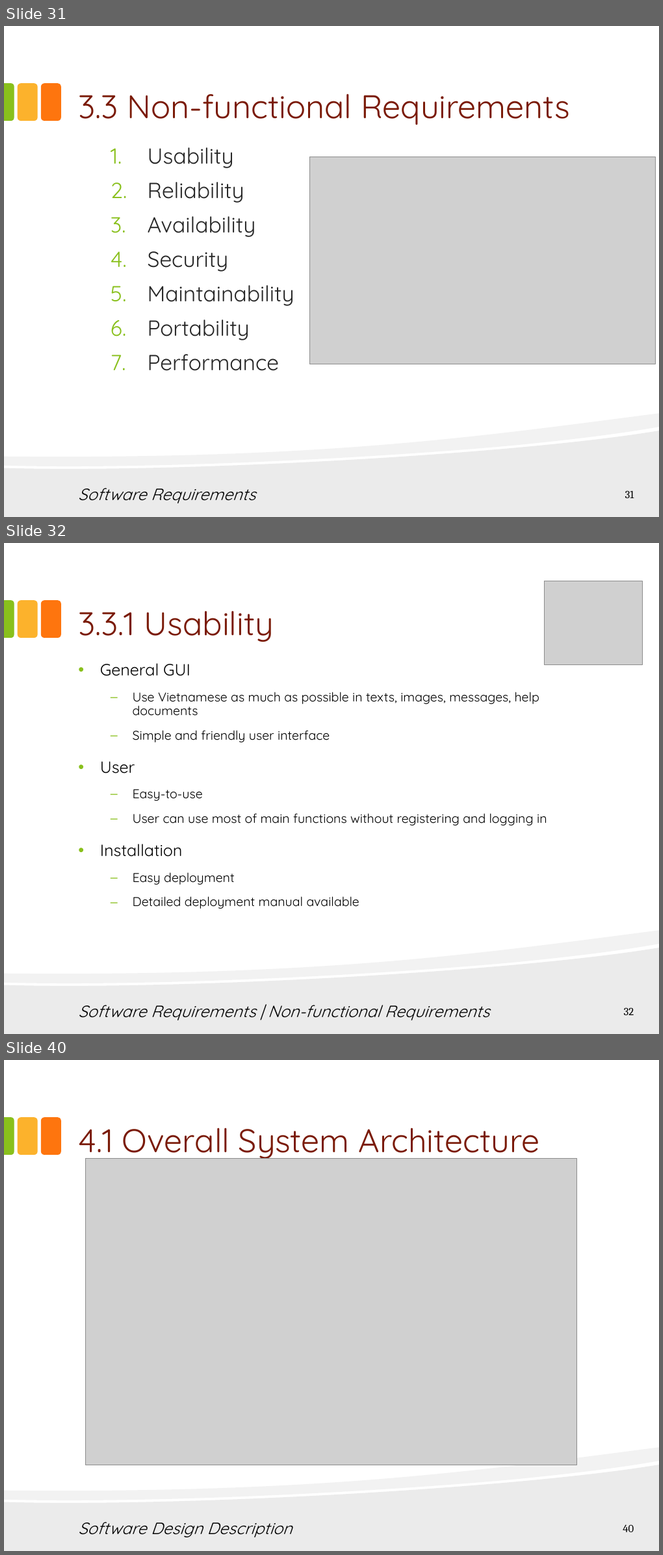
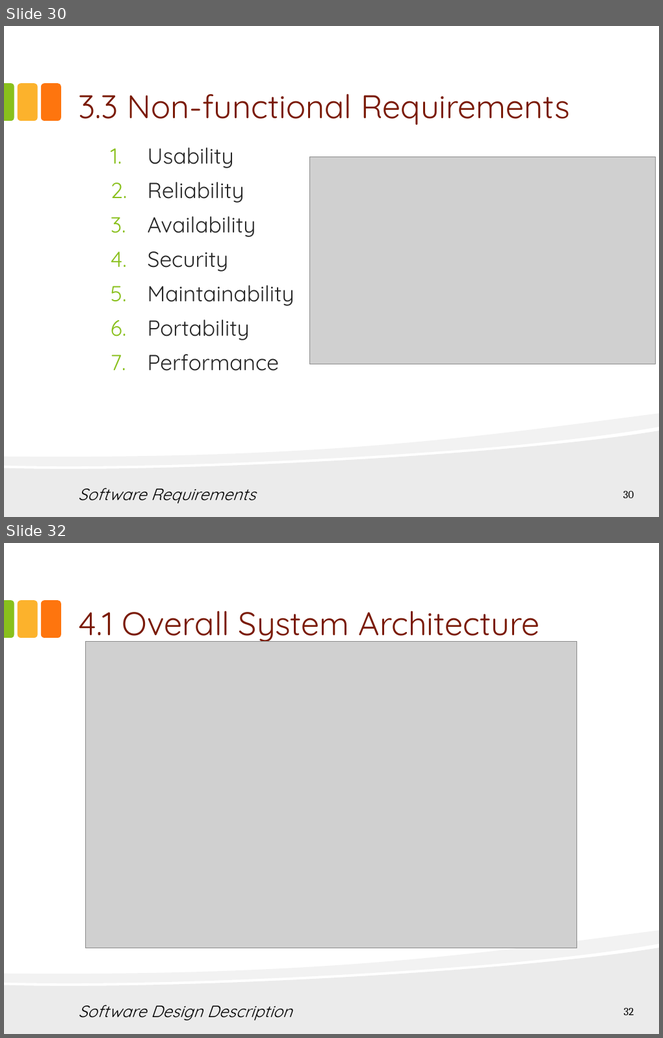
Before and after one commit to hungqcao/Rental-House-Finding, a slide deck: Document/Documentation/Final Document & Report/RHF_Presentation_Final_v1.0.pptx. Shown one above the other, each under a label of ours: slides 31, 32 and 40 before the commit, slides 30 and 32 after it; the slides between them are not shown. The pictures are 663x1555 and 663x1038 pixels, drawn with LibreOffice and Linux fonts; fonts in the diff are those of the drawing; grey boxes stand for pictures. Boxes give left, top, right and bottom in pixels: in the first picture for what was removed or moved away, otherwise in the second. Text is boxed around its words. In the diff, an @@ line names an element or a change of style, - is before the commit and + after.

```diff
--- a/Document/Documentation/Final Document & Report/RHF_Presentation_Final_v1.0.pptx
+++ b/Document/Documentation/Final Document & Report/RHF_Presentation_Final_v1.0.pptx
@@ slide 32 removed at <box>4,543,659,1034</box>, background #FFFFFF; not listed: 5 template elements that a slide beside it also shows @@
@@ picture removed at <box>545,581,643,665</box> @@
@@ title removed at <box>78,611,273,642</box> @@
-3.3.1 Usability
@@ text removed at <box>100,663,547,909</box> @@
-• General GUI
-  – Use Vietnamese as much as possible in texts, images, messages, help documents
-  – Simple and friendly user interface
-• User
-  – Easy-to-use
-  – User can use most of main functions without registering and logging in
-• Installation
-  – Easy deployment
-  – Detailed deployment manual available
@@ text removed at <box>78,1005,490,1021</box> @@
-Software Requirements | Non-functional Requirements
@@ page number removed at <box>624,1008,634,1016</box> @@
-32
@@ what was slide 31 is now slide 30 @@
@@ page number at <box>623,491,634,499</box>: text changed @@
-31
+30
@@ what was slide 40 is now slide 32 @@
@@ page number at <box>624,1008,634,1016</box>: text changed @@
-40
+32
```
Also in this commit, not shown: 8 slides changed, 1 slide added, 11 other slides removed.
